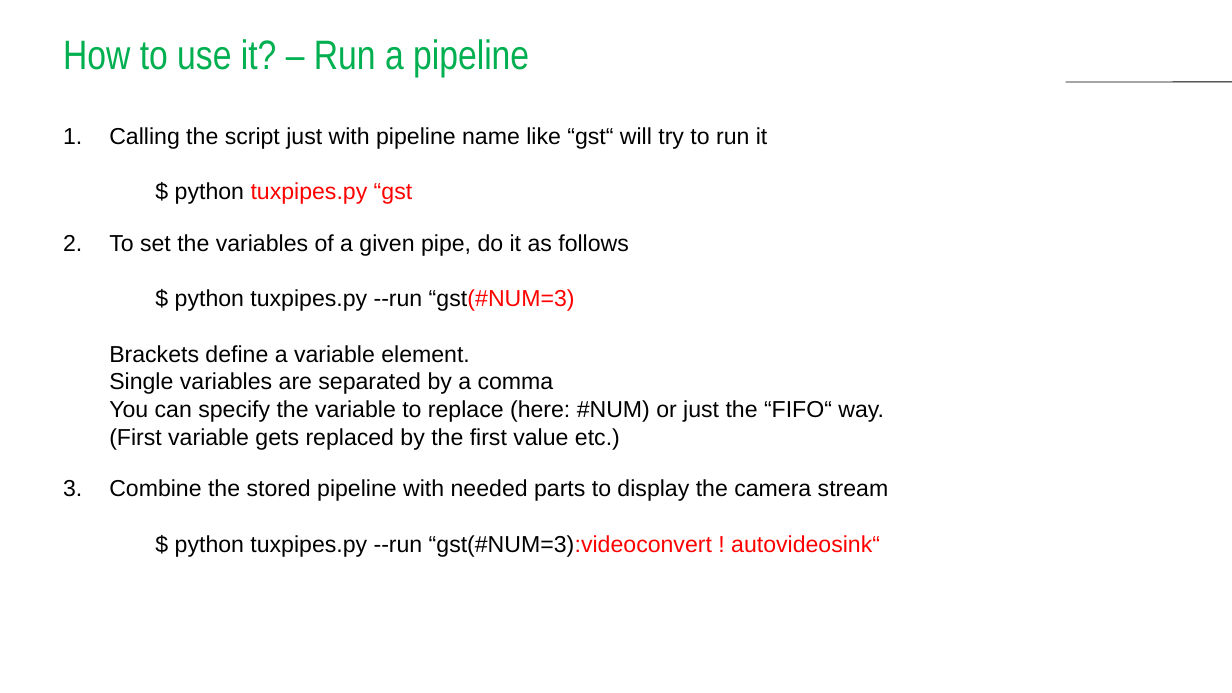
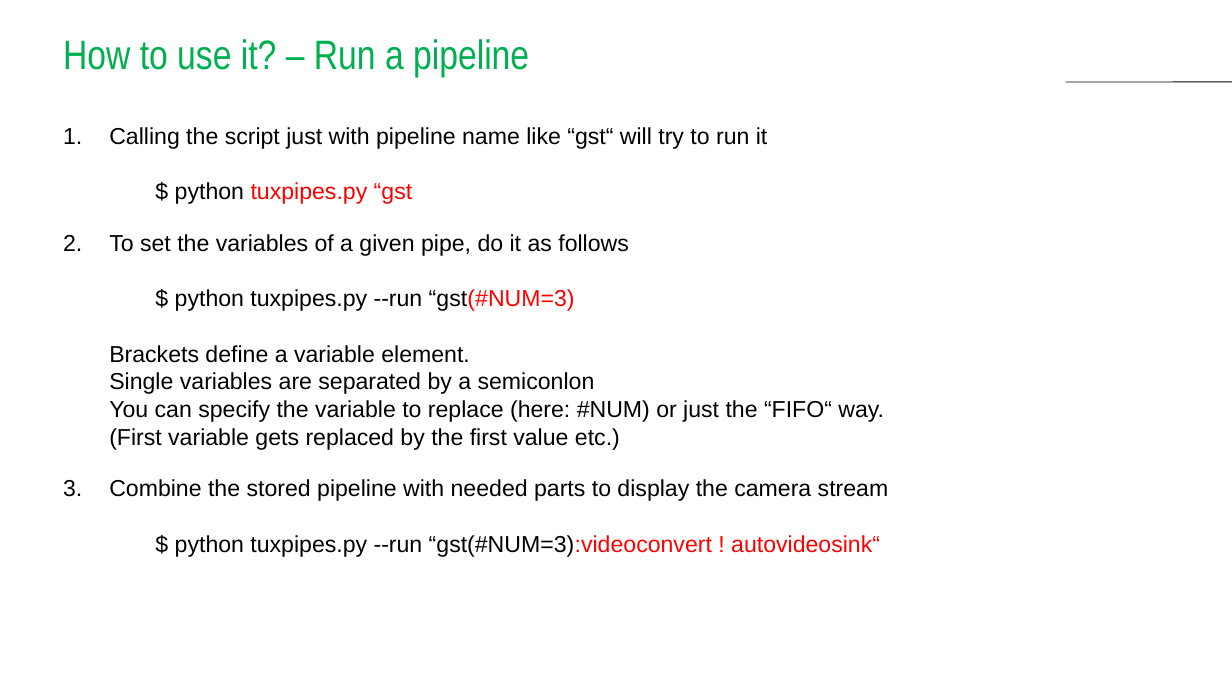
Before and after one commit to avs-sas/tuxpipes, a slide deck: slide 5 of docs/tuxpipes.pptx. Drawn at 1232x693 pixels with LibreOffice and Linux fonts; fonts in the diff are those of the drawing; background and template pictures are left out. Boxes give left, top, right and bottom in pixels: in the first picture for what was removed or moved away, otherwise in the second. Text is boxed around its words. In the diff, an @@ line names an element or a change of style, - is before the commit and + after.

```diff
--- a/docs/tuxpipes.pptx
+++ b/docs/tuxpipes.pptx
@@ text at [109, 234, 884, 450]: text changed @@
-2. To set the variables of a given pipe, do it as follows
-   $ python tuxpipes.py --run “gst(#NUM=3)
-   Brackets define a variable element.
-   Single variables are separated by a comma
-   You can specify the variable to replace (here: #NUM) or just the “FIFO“ way.
-   (First variable gets replaced by the first value etc.)
+2. To set the variables of a given pipe, do it as follows
+   $ python tuxpipes.py --run “gst(#NUM=3)
+   Brackets define a variable element.
+   Single variables are separated by a semiconlon
+   You can specify the variable to replace (here: #NUM) or just the “FIFO“ way.
+   (First variable gets replaced by the first value etc.)
```
Also in this commit, not shown: 3 other slides changed, 3 slides added.
